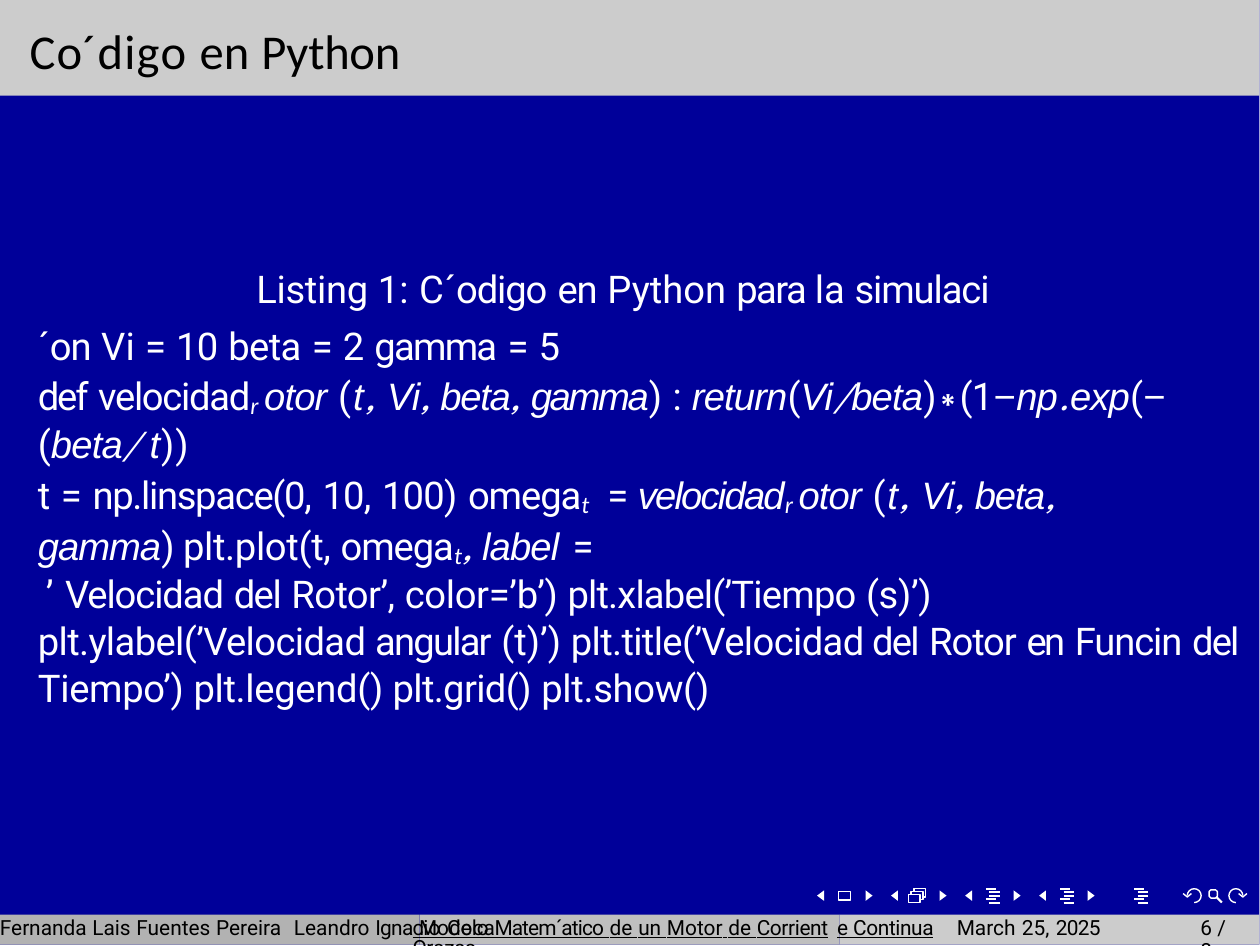
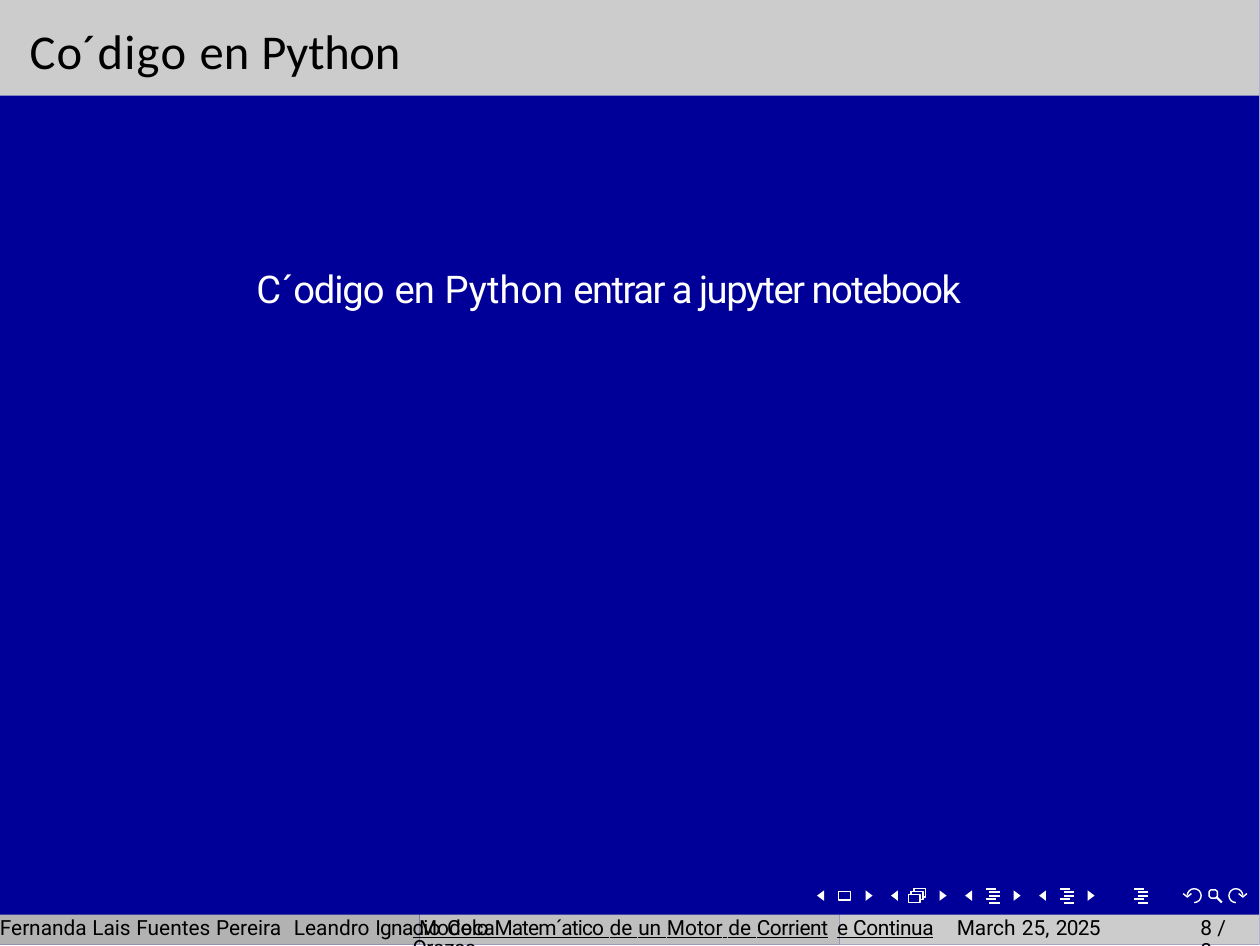
Before and after one commit to Ferfuentes1/codigoASS, a slide deck: slide 8 of Presentación ASS.pptx (slide 6 before the commit). Drawn at 1260x946 pixels with LibreOffice and Linux fonts; fonts in the diff are those of the drawing. Boxes give left, top, right and bottom in pixels: in the first picture for what was removed or moved away, otherwise in the second. Text is boxed around its words. In the diff, an @@ line names an element or a change of style, - is before the commit and + after.

Commit message:
Actualizacion

```diff
--- a/Presentación ASS.pptx
+++ b/Presentación ASS.pptx
@@ text at <box>256,274,961,311</box>: text changed @@
-Listing 1: C´odigo en Python para la simulaci´on Vi = 10 beta = 2 gamma = 5
-def velocidadr otor (t, Vi, beta, gamma) : return(Vi/beta)∗(1−np.exp(−(beta/ t))
-t = np.linspace(0, 10, 100) omegat = velocidadr otor (t, Vi, beta, gamma) plt.plot(t, omegat, label =
-’ Velocidad del Rotor’, color=’b’) plt.xlabel(’Tiempo (s)’) plt.ylabel(’Velocidad angular (t)’) plt.title(’Velocidad del Rotor en Funcin del Tiempo’) plt.legend() plt.grid() plt.show()
+C´odigo en Python entrar a jupyter notebook
@@ page number at <box>1200,920,1212,935</box>: text changed @@
-6 / 8
+8 / 8
```
